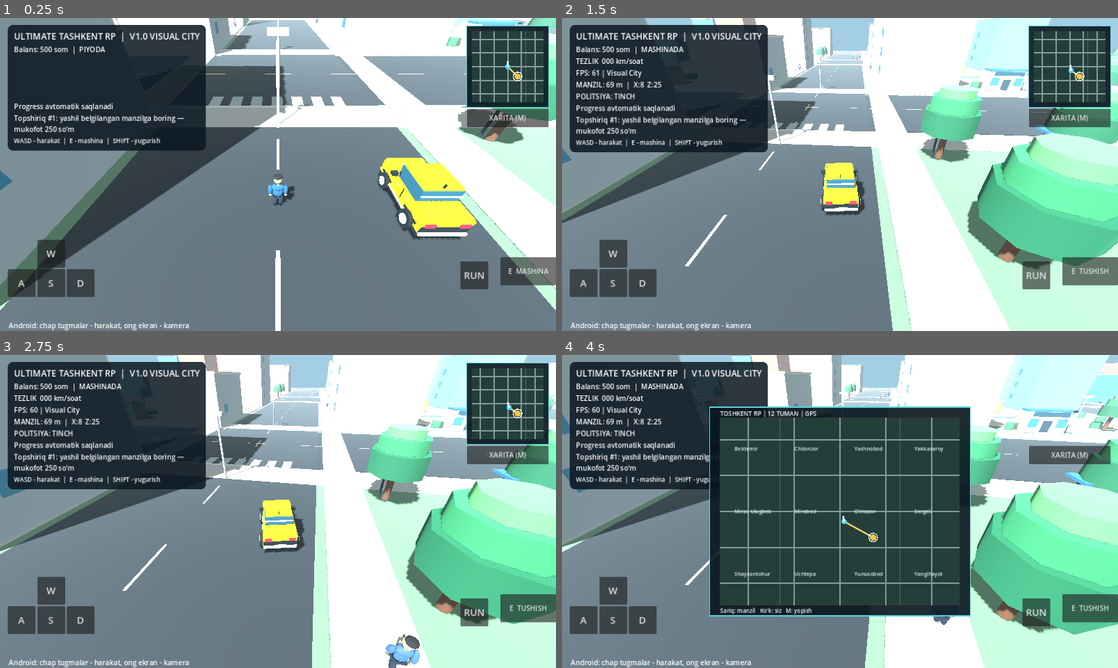
Above: before the commit, frames 1-4 (two rows, left to right).
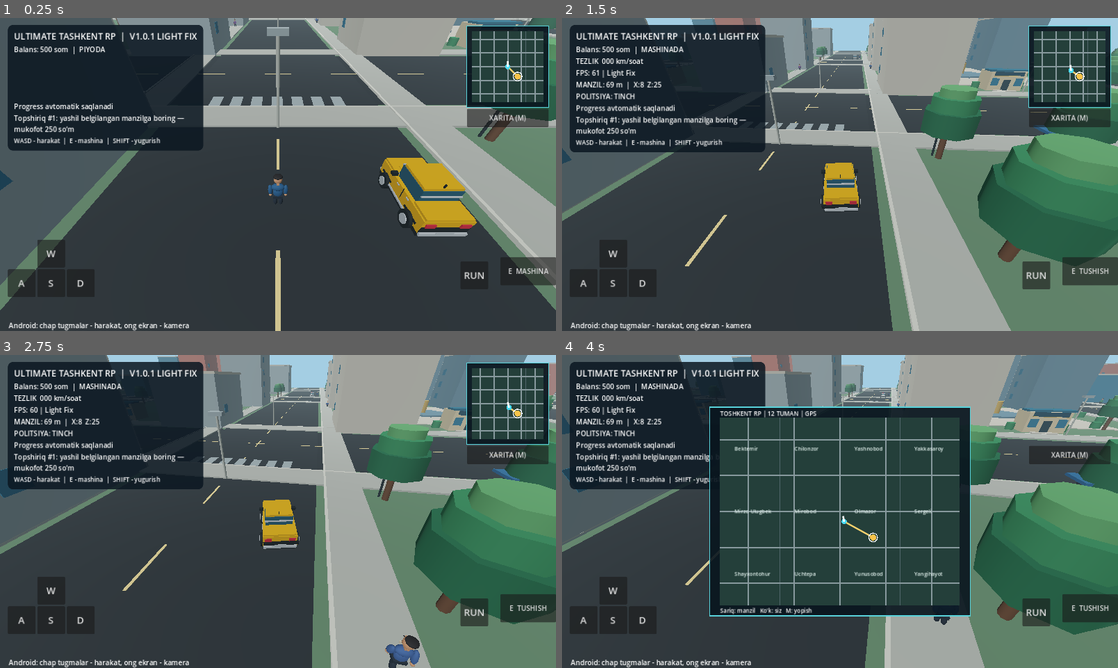
Above: after the commit, the same moments.

Repository: uzumseller500-bot/ultimate-tashkent-rp
Game: Godot game, scene res://scenes/main.tscn
Same seed, same stepped clock (60 frames per second), same inputs: the game is played once before the commit and once after it.
Inputs (mouse positions are in pixels of both pictures, inside the frame that each line leads up to):
- Up to frame 1 (0.25 s): no input
- Up to frame 2 (1.5 s): tap Enter at 0.5 s; move the mouse to (962, 158) at 0.52 s; hold D 0.53-1.25 s; tap E at 0.6 s; click (962, 158) at 0.67 s; drag from (728, 190) to (812, 237) at 1.27 s
- Up to frame 3 (2.75 s): move the mouse to (333, 442) at 2.02 s; hold D from 2.03 s (still down); hold Shift from 2.03 s (still down)
- Up to frame 4 (4 s): release D at 2.75 s; release Shift at 2.75 s; drag from (812, 574) to (673, 464) at 2.77 s; move the mouse to (1006, 558) at 3.52 s; hold A from 3.53 s (still down); tap M at 3.6 s

The runs differ from the first frame. In frame 1, 74% of the frame differs, in the area x 0-100%, y 0-100%; in frame 2, 77%; in frame 3, 77%; in frame 4, 54%.

Commit message:
Fix V1.0 overexposed graphics and low browser FPS by tuning lighting and disabling costly sun shadows

Diff:
--- a/scripts/main.gd
+++ b/scripts/main.gd
@@ -175,17 +175,18 @@
 	res.background_color = Color("a4cee3")
 	res.ambient_light_source = Environment.AMBIENT_SOURCE_COLOR
 	res.ambient_light_color = Color("d5e3e9")
-	res.ambient_light_energy = 0.48
+	res.ambient_light_energy = 0.24
 	res.tonemap_mode = Environment.TONE_MAPPER_FILMIC
+	res.tonemap_exposure = 0.75
 	res.fog_enabled = true
 	res.fog_light_color = Color("b9d4dd")
-	res.fog_density = 0.0018
+	res.fog_density = 0.0008
 	env.environment = res
 	add_child(env)
 	var sun := DirectionalLight3D.new()
 	sun.rotation_degrees = Vector3(-52, -34, 0)
-	sun.light_energy = 1.05
-	sun.shadow_enabled = true
+	sun.light_energy = 0.62
+	sun.shadow_enabled = false # Web: avoid heavy cascaded shadows and blown highlights
 	sun.directional_shadow_max_distance = 90.0
 	sun.shadow_blur = 1.4
 	add_child(sun)
@@ -531,7 +532,7 @@
 	var labels := VBoxContainer.new()
 	top.add_child(labels)
 	var title := Label.new()
-	title.text = "ULTIMATE TASHKENT RP  |  V1.0 VISUAL CITY"
+	title.text = "ULTIMATE TASHKENT RP  |  V1.0.1 LIGHT FIX"
 	title.add_theme_font_size_override("font_size",20)
 	labels.add_child(title)
 	coins_label = Label.new()
@@ -691,7 +692,7 @@
 		if speed_label:
 			speed_label.text = "TEZLIK  %03d km/soat" % int(absf(car_velocity)*5.0) if car_mode else "PIYODA  •  WASD"
 		if fps_label:
-			fps_label.text = "FPS: %d | Visual City" % Engine.get_frames_per_second()
+			fps_label.text = "FPS: %d | Light Fix" % Engine.get_frames_per_second()
 		if navigation_label:
 			var focus_position: Vector3 = car.global_position if car_mode else player.global_position
 			var meters := int(focus_position.distance_to(mission_target))
